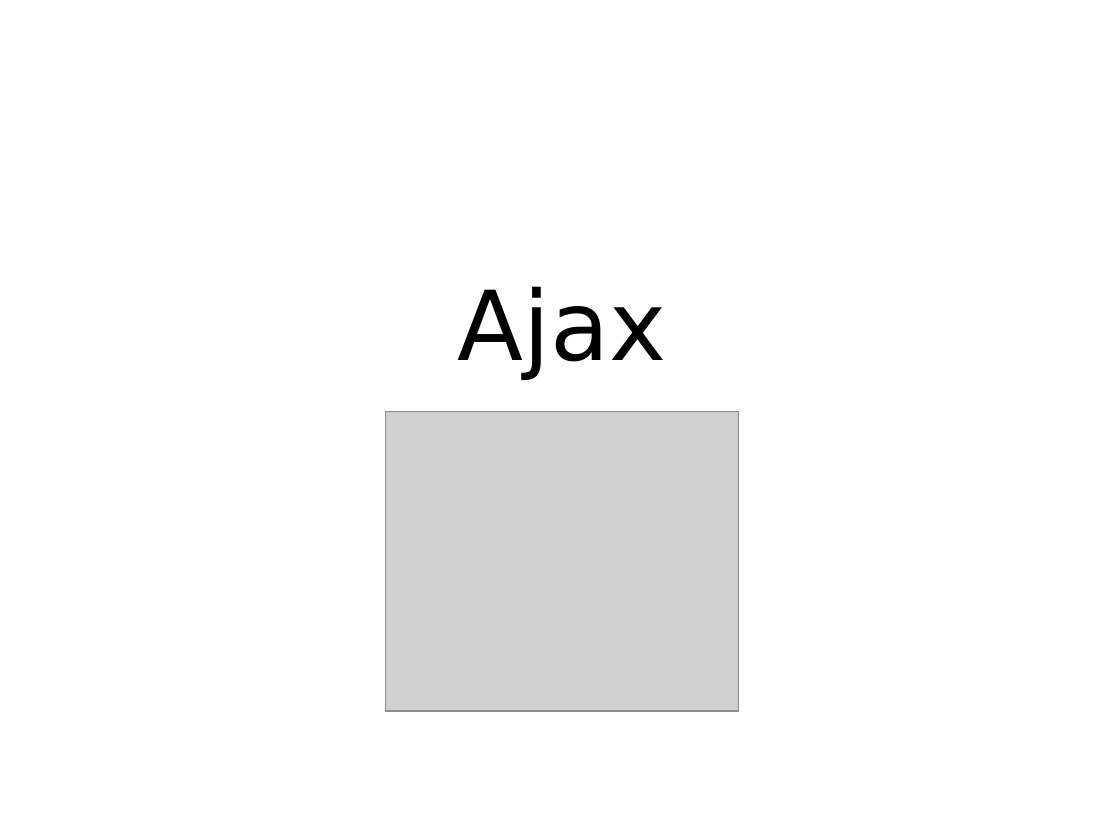
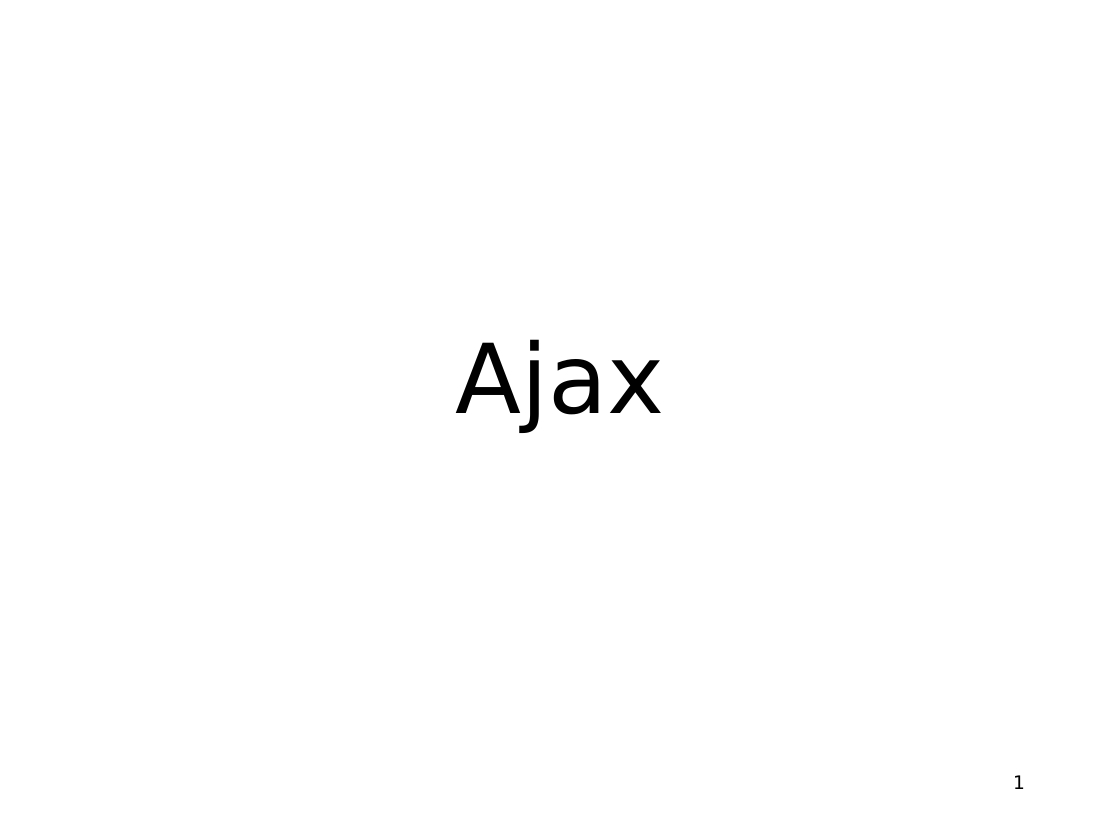
Before and after one commit to akikohaku/CSU-PPT, a slide deck: slide 1 of Web技术-2021/07.Ajax.ppt. Drawn at 1120x840 pixels with LibreOffice and Linux fonts; fonts in the diff are those of the drawing; grey boxes stand for pictures; background and template pictures are left out. Boxes give left, top, right and bottom in pixels: in the first picture for what was removed or moved away, otherwise in the second. Text is boxed around its words. In the diff, an @@ line names an element or a change of style, - is before the commit and + after.

```diff
--- a/Web技术-2021/07.Ajax.ppt
+++ b/Web技术-2021/07.Ajax.ppt
@@ title "Ajax": place and size @@
-title "Ajax" at <box>457,286,666,380</box>
+title "Ajax" at <box>455,339,664,433</box>
@@ picture removed at <box>385,411,738,711</box> @@
@@ page number added at <box>1013,775,1025,789</box>, 12 pt, text #000000 @@
+1
```
Also in this commit, not shown: 4 other slides changed, 1 slide added, 24 slides removed, 19 other files.
